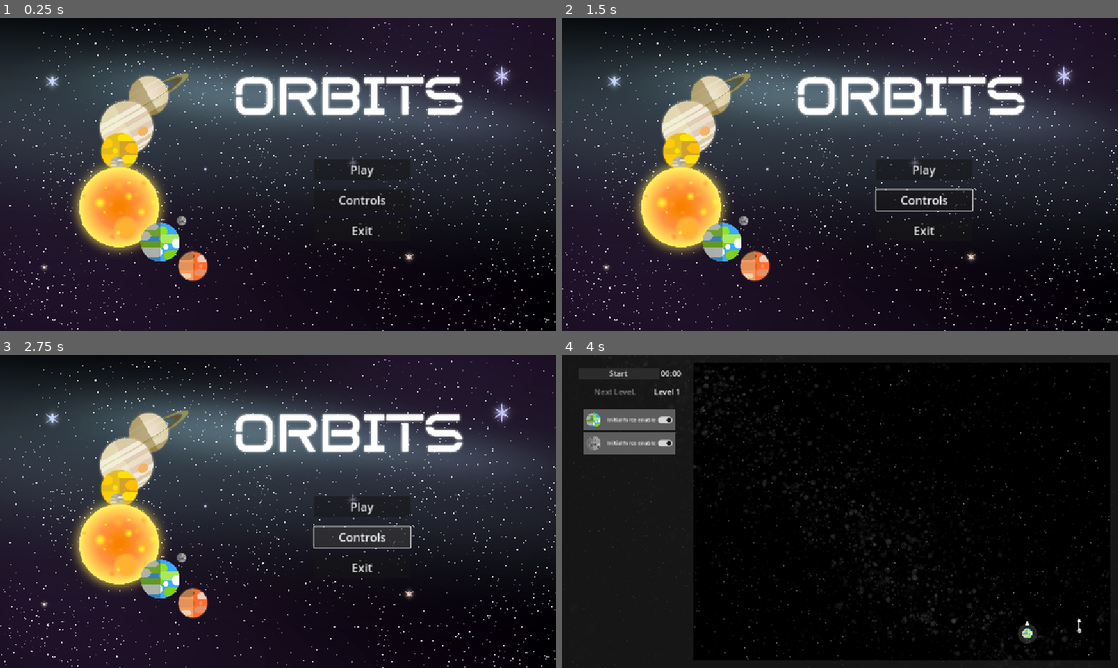
Above: before the commit, frames 1-4 (two rows, left to right).
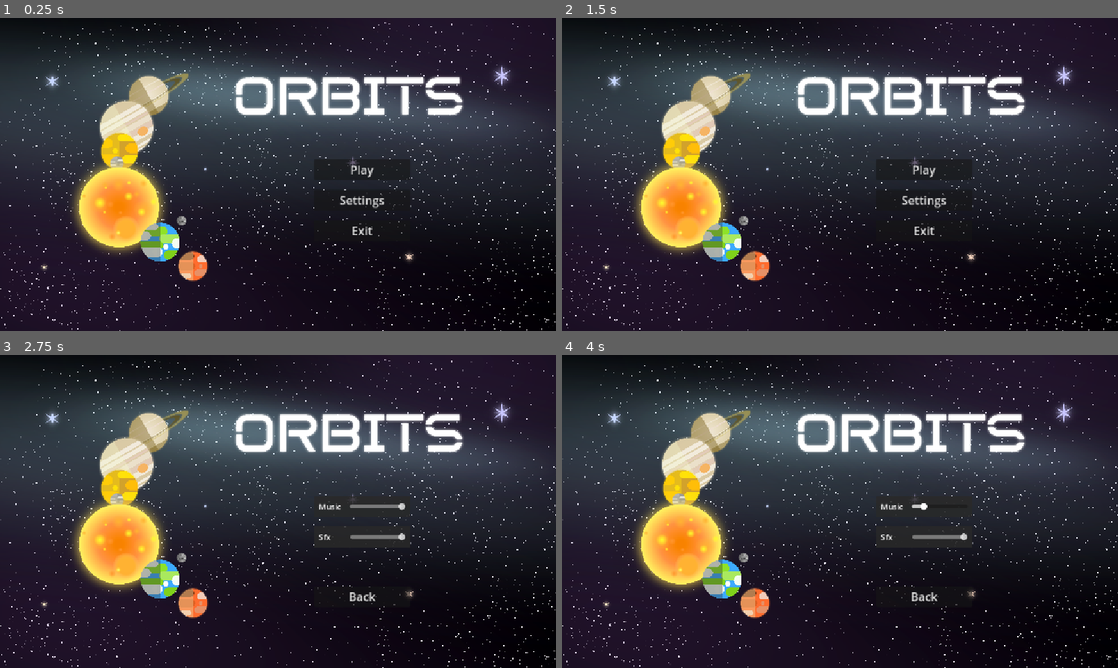
Above: after the commit, the same moments.

Repository: Ahmed-Dardouri/GMTK_prototype_orbits
Game: Godot game, scene res://scenes/main.tscn
Same seed, same stepped clock (60 frames per second), same inputs: the game is played once before the commit and once after it.
Inputs (mouse positions are in pixels of both pictures, inside the frame that each line leads up to):
- Up to frame 1 (0.25 s): no input
- Up to frame 2 (1.5 s): click (923, 199) at 0.5 s, where only the run before the commit has a clickable "Controls"; click (923, 259) at 1.25 s, where only the run after the commit has a clickable "Back"
- Up to frame 3 (2.75 s): click (361, 536) at 2 s, where only the run after the commit has a clickable "Settings"
- Up to frame 4 (4 s): click (923, 505) at 2.75 s, where only the run before the commit has a clickable "Play"; click (1029, 633) at 3.52 s

The runs differ from the first frame. In frame 1, 0.1% of the frame differs, in the area x 61-70%, y 56-61%; in frame 2, 0.3%; in frame 3, 0.8%; in frame 4, 70%, in the area x 0-100%, y 0-100%.

Commit message:
added volume settings and screen transitions

Diff:
--- a/scenes/home_screen.tscn
+++ b/scenes/home_screen.tscn
@@ -37,10 +37,10 @@
 theme_override_font_sizes/font_size = 24
 text = "Play"
 
-[node name="Controls_Button" type="Button" parent="PanelContainer/VBoxContainer"]
+[node name="Settings_Button" type="Button" parent="PanelContainer/VBoxContainer"]
 layout_mode = 2
 theme_override_font_sizes/font_size = 24
-text = "Controls"
+text = "Settings"
 
 [node name="Exit_Button" type="Button" parent="PanelContainer/VBoxContainer"]
 layout_mode = 2
@@ -48,3 +48,5 @@
 text = "Exit"
 
 [connection signal="button_down" from="PanelContainer/VBoxContainer/Play_Button" to="." method="_on_play_button_button_down"]
+[connection signal="pressed" from="PanelContainer/VBoxContainer/Settings_Button" to="." method="_on_settings_button_pressed"]
+[connection signal="pressed" from="PanelContainer/VBoxContainer/Exit_Button" to="." method="_on_exit_button_pressed"]
--- a/scenes/main.tscn
+++ b/scenes/main.tscn
@@ -1,12 +1,15 @@
-[gd_scene load_steps=5 format=3 uid="uid://3yf30ahepiua"]
+[gd_scene load_steps=6 format=3 uid="uid://3yf30ahepiua"]
 
 [ext_resource type="PackedScene" uid="uid://nv3u186nb4he" path="res://scenes/game.tscn" id="1_o5qli"]
 [ext_resource type="Script" uid="uid://bc0fqvgl0m05l" path="res://scripts/main.gd" id="1_sugp2"]
 [ext_resource type="PackedScene" uid="uid://dbo7ug8j4epv7" path="res://scenes/home_screen.tscn" id="2_0wfyh"]
+[ext_resource type="PackedScene" uid="uid://jt3afwagu1k0" path="res://scenes/settings.tscn" id="2_tbgi4"]
 [ext_resource type="AudioStream" uid="uid://bp5h1nmtrco1f" path="res://audio/peaceful-24736.mp3" id="4_jyhfs"]
 
 [node name="main" type="Node"]
 script = ExtResource("1_sugp2")
+
+[node name="Settings" parent="." instance=ExtResource("2_tbgi4")]
 
 [node name="Home_screen" parent="." instance=ExtResource("2_0wfyh")]
 offset_right = 0.00012207
--- /dev/null
+++ b/scenes/settings.tscn
@@ -0,0 +1,115 @@
+[gd_scene load_steps=7 format=3 uid="uid://jt3afwagu1k0"]
+
+[ext_resource type="Texture2D" uid="uid://qcvy6ccr033h" path="res://sprites/orbits_bg_highres.png" id="1_5p8wc"]
+[ext_resource type="Script" uid="uid://hkcvpseov1v" path="res://scripts/settings.gd" id="1_r6d6q"]
+
+[sub_resource type="StyleBoxEmpty" id="StyleBoxEmpty_r6d6q"]
+
+[sub_resource type="StyleBoxFlat" id="StyleBoxFlat_5p8wc"]
+bg_color = Color(0.165656, 0.165656, 0.165656, 0.866667)
+
+[sub_resource type="StyleBoxEmpty" id="StyleBoxEmpty_5p8wc"]
+
+[sub_resource type="StyleBoxEmpty" id="StyleBoxEmpty_6wm04"]
+
+[node name="Settings" type="Control"]
+layout_mode = 3
+anchors_preset = 15
+anchor_right = 1.0
+anchor_bottom = 1.0
+grow_horizontal = 2
+grow_vertical = 2
+script = ExtResource("1_r6d6q")
+
+[node name="Sprite2D" type="Sprite2D" parent="."]
+position = Vector2(576, 324)
+scale = Vector2(0.25, 0.25)
+texture = ExtResource("1_5p8wc")
+
+[node name="PanelContainer" type="PanelContainer" parent="."]
+custom_minimum_size = Vector2(200, 300)
+offset_left = 650.0
+offset_top = 292.0
+offset_right = 850.0
+offset_bottom = 592.0
+theme_override_styles/panel = SubResource("StyleBoxEmpty_r6d6q")
+
+[node name="VBoxContainer" type="VBoxContainer" parent="PanelContainer"]
+layout_mode = 2
+theme_override_constants/separation = 20
+
+[node name="Musicpanel" type="PanelContainer" parent="PanelContainer/VBoxContainer"]
+layout_mode = 2
+theme_override_styles/panel = SubResource("StyleBoxFlat_5p8wc")
+
+[node name="MarginContainer" type="MarginContainer" parent="PanelContainer/VBoxContainer/Musicpanel"]
+layout_mode = 2
+theme_override_constants/margin_left = 10
+theme_override_constants/margin_top = 10
+theme_override_constants/margin_right = 10
+theme_override_constants/margin_bottom = 10
+
+[node name="Music_hbox" type="HBoxContainer" parent="PanelContainer/VBoxContainer/Musicpanel/MarginContainer"]
+layout_mode = 2
+
+[node name="Label" type="Label" parent="PanelContainer/VBoxContainer/Musicpanel/MarginContainer/Music_hbox"]
+layout_mode = 2
+size_flags_vertical = 0
+text = "Music"
+
+[node name="VSeparator" type="VSeparator" parent="PanelContainer/VBoxContainer/Musicpanel/MarginContainer/Music_hbox"]
+layout_mode = 2
+theme_override_constants/separation = 10
+theme_override_styles/separator = SubResource("StyleBoxEmpty_5p8wc")
+
+[node name="Music_slider" type="HSlider" parent="PanelContainer/VBoxContainer/Musicpanel/MarginContainer/Music_hbox"]
+layout_mode = 2
+size_flags_horizontal = 3
+size_flags_vertical = 4
+min_value = -40.0
+max_value = 0.0
+
+[node name="Sfxpanel" type="PanelContainer" parent="PanelContainer/VBoxContainer"]
+layout_mode = 2
+theme_override_styles/panel = SubResource("StyleBoxFlat_5p8wc")
+
+[node name="MarginContainer" type="MarginContainer" parent="PanelContainer/VBoxContainer/Sfxpanel"]
+layout_mode = 2
+theme_override_constants/margin_left = 10
+theme_override_constants/margin_top = 10
+theme_override_constants/margin_right = 10
+theme_override_constants/margin_bottom = 10
+
+[node name="Sfx_hbox" type="HBoxContainer" parent="PanelContainer/VBoxContainer/Sfxpanel/MarginContainer"]
+layout_mode = 2
+
+[node name="Label" type="Label" parent="PanelContainer/VBoxContainer/Sfxpanel/MarginContainer/Sfx_hbox"]
+layout_mode = 2
+size_flags_vertical = 0
+text = "Sfx"
+
+[node name="VSeparator" type="VSeparator" parent="PanelContainer/VBoxContainer/Sfxpanel/MarginContainer/Sfx_hbox"]
+layout_mode = 2
+theme_override_constants/separation = 33
+theme_override_styles/separator = SubResource("StyleBoxEmpty_5p8wc")
+
+[node name="Sfx_slider" type="HSlider" parent="PanelContainer/VBoxContainer/Sfxpanel/MarginContainer/Sfx_hbox"]
+layout_mode = 2
+size_flags_horizontal = 3
+size_flags_vertical = 4
+min_value = -40.0
+max_value = 0.0
+
+[node name="HSeparator" type="HSeparator" parent="PanelContainer/VBoxContainer"]
+layout_mode = 2
+theme_override_constants/separation = 40
+theme_override_styles/separator = SubResource("StyleBoxEmpty_6wm04")
+
+[node name="Button" type="Button" parent="PanelContainer/VBoxContainer"]
+layout_mode = 2
+theme_override_font_sizes/font_size = 24
+text = "Back"
+
+[connection signal="value_changed" from="PanelContainer/VBoxContainer/Musicpanel/MarginContainer/Music_hbox/Music_slider" to="." method="_on_music_slider_value_changed"]
+[connection signal="value_changed" from="PanelContainer/VBoxContainer/Sfxpanel/MarginContainer/Sfx_hbox/Sfx_slider" to="." method="_on_sfx_slider_value_changed"]
+[connection signal="pressed" from="PanelContainer/VBoxContainer/Button" to="." method="_on_button_pressed"]
--- a/scripts/home_screen.gd
+++ b/scripts/home_screen.gd
@@ -1,10 +1,11 @@
 extends Control
 
 signal play
+signal settings
 signal exit
 
 @onready var play_button := $PanelContainer/VBoxContainer/Play_Button
-@onready var ctrl_button := $PanelContainer/VBoxContainer/Controls_Button
+@onready var settings_button := $PanelContainer/VBoxContainer/Settings_Button
 @onready var exit_button := $PanelContainer/VBoxContainer/Exit_Button
 # Called when the node enters the scene tree for the first time.
 func _ready() -> void:
@@ -19,3 +20,11 @@
 func _on_play_button_button_down() -> void:
 	emit_signal("play")
 	pass # Replace with function body.
+
+
+func _on_exit_button_pressed() -> void:
+	emit_signal("exit")
+
+
+func _on_settings_button_pressed() -> void:
+	emit_signal("settings")
--- a/scripts/main.gd
+++ b/scripts/main.gd
@@ -2,18 +2,25 @@
 
 @onready var home := $Home_screen
 @onready var game := $Game
+@onready var settings := $Settings
 
 @onready var music := $music
 @onready var sfx := $sfx
-
+enum screen {
+	HOME,
+	GAME,
+	SETTINGS,
+}
 var sfx_explosion = preload("res://audio/explosion.wav")
 var sfx_lvl_passed = preload("res://audio/level_passed.wav")
 # Called when the node enters the scene tree for the first time.
 func _ready() -> void:
 	connect_home_signals()
 	connect_game_signals()
-	home.show()
-	game.hide()
+	connect_settings_signals()
+	load_volume_settings()
+	set_sliders()
+	switch_to(screen.HOME)
 	pass # Replace with function body.
 
 
@@ -21,18 +28,22 @@
 func _process(delta: float) -> void:
 	pass
 
-
-
 func connect_home_signals():
 	home.play.connect(restart_game)
+	home.settings.connect(load_settings)
+	home.exit.connect(exit_game)
+
+func connect_settings_signals():
+	settings.back.connect(load_back)
+	settings.music_set.connect(set_music_volume)
+	settings.sfx_set.connect(set_sfx_volume)
 
 func connect_game_signals():
 	game.explosion_sfx.connect(play_explosion_sfx)
 	game.lvl_passed_sfx.connect(play_lvl_passed_sfx)
 
 func restart_game():
-	game.show()
-	home.hide()
+	switch_to(screen.GAME)
 
 func play_explosion_sfx():
 	sfx.stream = sfx_explosion
@@ -41,3 +52,54 @@
 func play_lvl_passed_sfx():
 	sfx.stream = sfx_lvl_passed
 	sfx.play()
+
+func switch_to(value: screen):
+	match value:
+		screen.HOME :
+			game.hide()
+			home.show()
+			settings.hide()
+		screen.GAME :
+			game.show()
+			home.hide()
+			settings.hide()
+		screen.SETTINGS :
+			game.hide()
+			home.hide()
+			settings.show()
+		_:
+			pass
+
+func load_settings():
+	switch_to(screen.SETTINGS)
+
+func exit_game():
+	get_tree().quit()
+
+func load_back():
+	switch_to(screen.HOME)
+
+func set_music_volume(value: float):
+	music.volume_db = value
+	_save_volume_settings()
+
+func set_sfx_volume(value: float):
+	sfx.volume_db = value
+	_save_volume_settings()
+
+func _save_volume_settings():
+	var f = FileAccess.open("user://settings.cfg", FileAccess.WRITE)
+	f.store_line(str(music.volume_db))
+	f.store_line(str(sfx.volume_db))
+	f.close()
+
+func load_volume_settings():
+	if FileAccess.file_exists("user://settings.cfg"):
+		var f = FileAccess.open("user://settings.cfg", FileAccess.READ)
+		music.volume_db = float(f.get_line())
+		sfx.volume_db = float(f.get_line())
+		f.close()
+
+func set_sliders():
+	settings.set_sfx_slider(sfx.volume_db)
+	settings.set_music_slider(music.volume_db)
--- /dev/null
+++ b/scripts/settings.gd
@@ -0,0 +1,37 @@
+extends Control
+
+signal back
+signal music_set(value: float)
+signal sfx_set(value: float)
+
+@onready var music_slider := $PanelContainer/VBoxContainer/Musicpanel/MarginContainer/Music_hbox/Music_slider
+@onready var sfx_slider := $PanelContainer/VBoxContainer/Sfxpanel/MarginContainer/Sfx_hbox/Sfx_slider
+
+# Called when the node enters the scene tree for the first time.
+func _ready() -> void:
+	pass # Replace with function body.
+
+
+# Called every frame. 'delta' is the elapsed time since the previous frame.
+func _process(delta: float) -> void:
+	pass
+
+
+func _on_button_pressed() -> void:
+	emit_signal("back")
+
+
+func _on_music_slider_value_changed(value: float) -> void:
+	emit_signal("music_set", value)
+
+
+func _on_sfx_slider_value_changed(value: float) -> void:
+	emit_signal("sfx_set", value)
+
+
+func set_sfx_slider(value: float):
+	sfx_slider.value = value
+
+
+func set_music_slider(value: float):
+	music_slider.value = value
Not shown, added: scripts/settings.gd.uid
